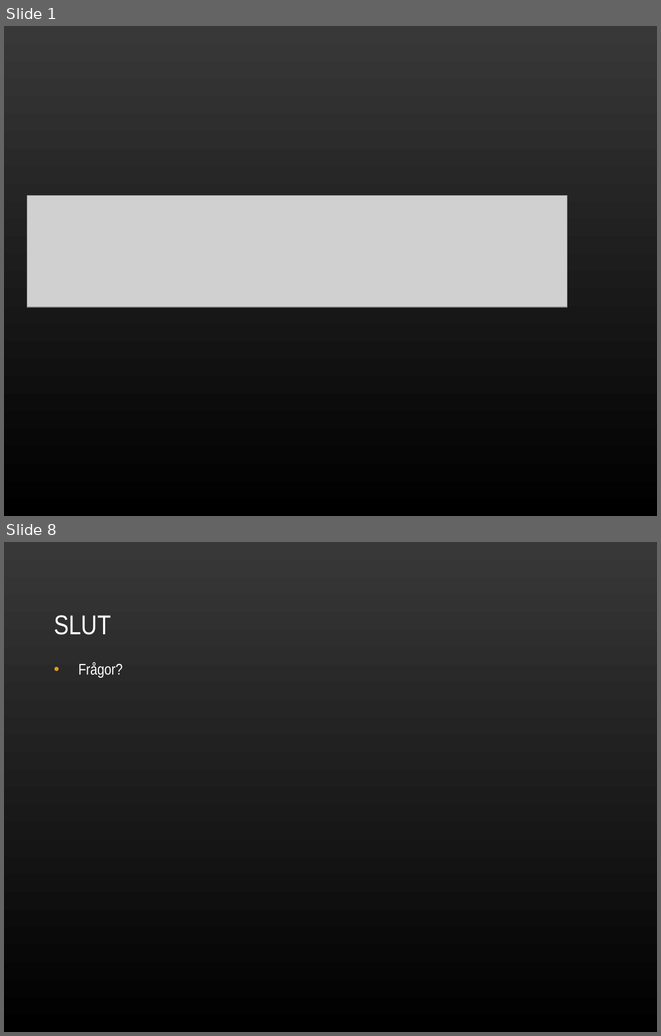
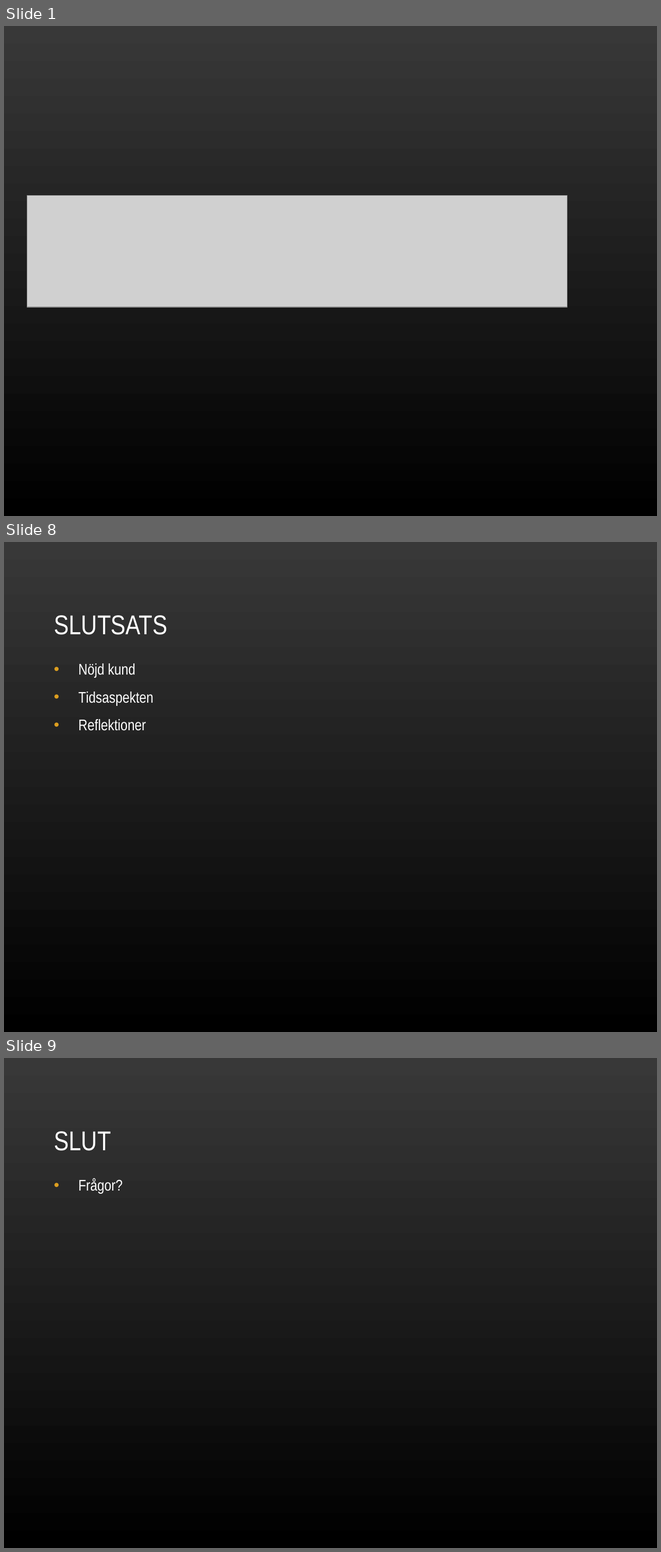
Before and after one commit to nbt11nsn/mobow, a slide deck: dokument/Mobow-slutpresentation.ppt. Shown one above the other, each under a label of ours: slides 1 and 8 before the commit, slides 1, 8 and 9 after it; the slides between them are not shown. The pictures are 661x1036 and 661x1552 pixels, drawn with LibreOffice and Linux fonts; fonts in the diff are those of the drawing; grey boxes stand for pictures; background and template pictures are left out. Boxes give left, top, right and bottom in pixels: in the first picture for what was removed or moved away, otherwise in the second. Text is boxed around its words. In the diff, an @@ line names an element or a change of style, - is before the commit and + after.

```diff
--- a/dokument/Mobow-slutpresentation.ppt
+++ b/dokument/Mobow-slutpresentation.ppt
@@ slide 8 added at <box>4,542,657,1032</box>, background picture (left out) @@
@@ title added at <box>54,615,167,635</box>, 30 pt, text #FFFFFF @@
+SLUTSATS
@@ text added at <box>78,663,153,731</box>, 17 pt, text #FFFFFF @@
+• Nöjd kund
+• Tidsaspekten
+• Reflektioner
@@ what was slide 8 is now slide 9 @@
```
Also in this commit, not shown: 1 slide changed, 5 other slides added, 5 slides removed.
